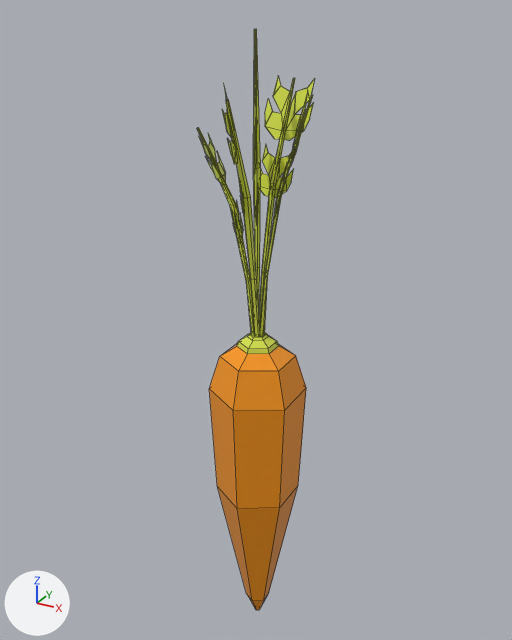
Two versions of the FBX model Assets/Art/Models/Vegetables/Carrot.fbx, one commit apart.
Before and after are seen from a 50 mm camera at (0.302, -0.553, 0.646) aimed at (-0.008, 0.011, 0.364). Arrows for +X, +Y and +Z are at lower left; the lights stay in place. Mesh edges are drawn as thin lines. Where no turn or scale is listed for an object, it has been applied to the vertices.

Names of what the first picture shows: 'Carrot', 'Carrot.001'.
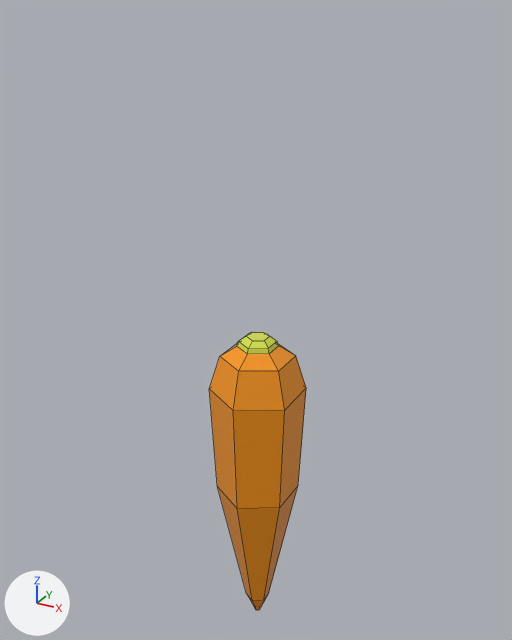
Commit message: Carrot finished + Grow carrot

Location of each change, [x1, y1, x2, y2] in pixels of the pictures (512 x 640 px):
'Carrot', reshaped
    before: [209, 341, 306, 610]
    after: [209, 332, 306, 610]
'Carrot.001', deleted (yellow)
    before: [197, 29, 315, 349]
part 1 of me_cylinder, added (yellow)
    after: [239, 332, 277, 349]

Patch to the scene script:
```diff
--- a/Assets/Art/Models/Vegetables/Carrot.fbx.py
+++ b/Assets/Art/Models/Vegetables/Carrot.fbx.py
@@ me_cylinder @@
 # used by ob_carrot; location = (0.0, 0.0, 0.0)
 # verts and faces of me_cylinder; kept vertices keep their numbers, new ones are numbered from 86
 # before: 36 (-0.017, 0.01, 0.347) at pixel (247, 334), 37 (0.0, 0.019, 0.347) at pixel (267, 334), 38 (0.0, -0.019, 0.347) at pixel (248, 348), 39 (-0.017, -0.01, 0.347) at pixel (238, 341), 40 (0.017, 0.01, 0.347) at pixel (277, 341)
 # before: 41 (0.017, -0.01, 0.347) at pixel (268, 348)
-me_cylinder.from_pydata(...)  # 86 vertices, 38 faces; spans x -0.043..0.043, y -0.049..0.049, z 0.0..0.532
+me_cylinder.from_pydata(...)  # 48 vertices, 45 faces; spans x -0.043..0.043, y -0.049..0.049, z 0.0..0.352
+# me_cylinder part 1
+verts[86] = (-0.01, 0.006, 0.352)  # pixel (251, 332)
+verts[87] = (0.0, 0.012, 0.352)  # pixel (263, 332)
+verts[88] = (0.0, -0.012, 0.352)  # pixel (252, 340)
+verts[89] = (-0.01, -0.006, 0.352)  # pixel (246, 336)
+verts[90] = (0.01, 0.006, 0.352)  # pixel (269, 336)
+verts[91] = (0.01, -0.006, 0.352)  # pixel (264, 340)
+faces += [(86, 89, 88, 91, 90, 87), (37, 87, 90, 40), (38, 41, 91, 88), (36, 39, 89, 86), (40, 90, 91, 41), (36, 86, 87, 37)]
+faces += [(38, 88, 89, 39)]
 me_cylinder.materials.append(mat_base_color)
@@ ob_carrot_001 @@
-ob_carrot_001 = bpy.data.objects.new('Carrot.001', me_cylinder_003)
-ob_carrot_001.location = (0.0, 0.0, 0.0)
```
